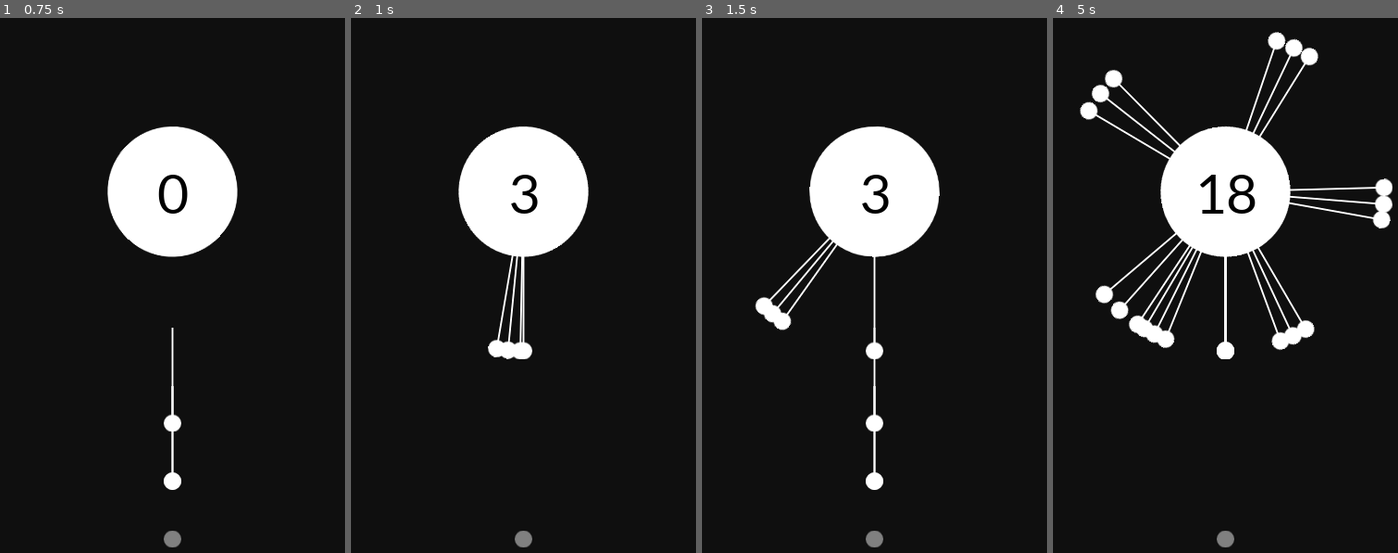
Above: before the commit, frames 1-4 (left to right).
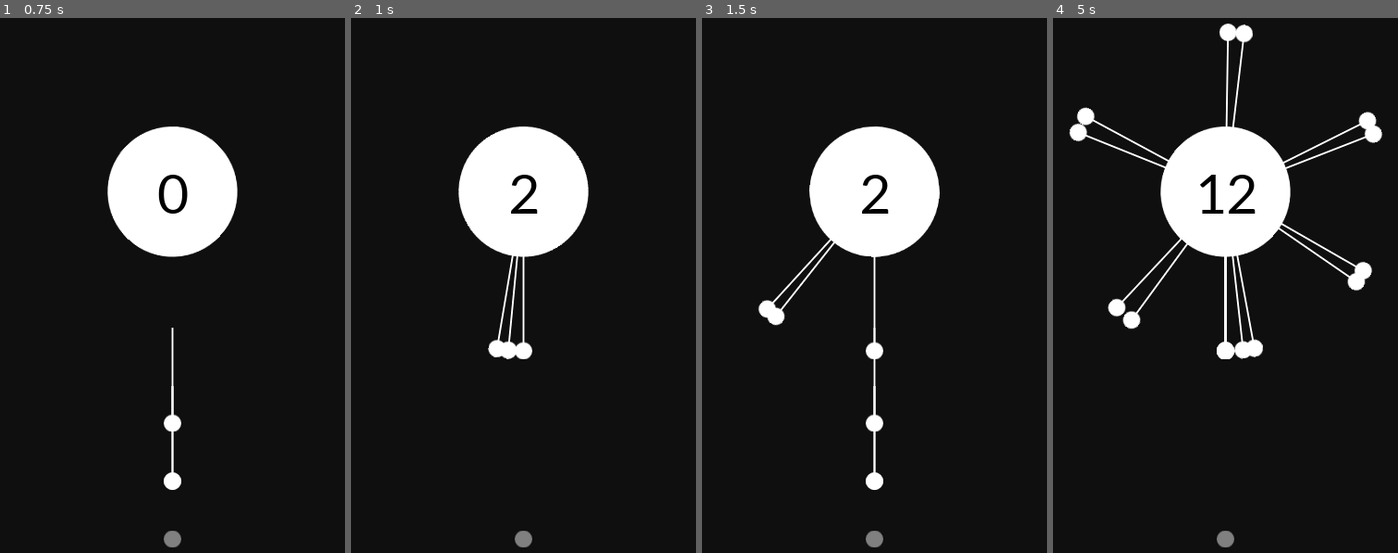
Above: after the commit, the same moments.

Repository: Ajver/aa
Game: Godot game, scene res://Views/Game.tscn
The game is run twice, just before and just after one commit, with the same random seed, the same clock (stepped at 60 frames per second) and the same inputs. This scene is started directly instead of the project's main scene.
Inputs (mouse positions are in pixels of both pictures, inside the frame that each line leads up to):
- Up to frame 1 (0.75 s): move the mouse to (262, 280) at 0.52 s; tap Space (shot) at 0.6 s; click (262, 280) at 0.67 s
- Up to frame 2 (1 s): no input
- Up to frame 3 (1.5 s): move the mouse to (791, 355) at 1.27 s; tap Space (shot) at 1.35 s; click (791, 355) at 1.42 s
- Up to frame 4 (5 s): move the mouse to (1266, 157) at 2.02 s; tap Space (shot) every 0.75 s from 2.1 to 4.35 s; click (1266, 157) at 2.17 s; move the mouse to (1204, 467) at 2.77 s; click (1204, 467) at 2.92 s; move the mouse to (1349, 429) at 3.52 s; click (1349, 429) at 3.67 s; move the mouse to (1101, 210) at 4.27 s; click (1101, 210) at 4.42 s

Frame 1 is identical in both runs. In frame 2, 0.5% of the frame differs, in the area x 39-55%, y 29-64%; in frame 3, 1.0%; in frame 4, 7.1%, in the area x 4-99%, y 1-64%.
Error in both runs: Invalid call. Nonexistent function 'game_over' in base 'Node2D'. (res://Pin/Pin.gd:20)

Commit message:
Export to android + little fix + html

Diff:
--- a/Game/Game.gd
+++ b/Game/Game.gd
@@ -24,7 +24,7 @@
 	if not can_reload_game:
 		return
 
-	if Input.is_action_just_pressed("shot") or event is InputEventScreenTouch and event.is_pressed():
+	if Input.is_action_just_pressed("shot") or (event is InputEventScreenTouch and event.is_pressed()):
 		is_game_running = true
 		emit_signal("reload_game")
 
--- a/Views/PinSpawner.gd
+++ b/Views/PinSpawner.gd
@@ -3,7 +3,7 @@
 var Pin = load("res://Pin/Pin.tscn")
 
 func _input(event):
-	if Input.is_action_just_pressed("shot") or event is InputEventScreenTouch:
+	if Input.is_action_just_pressed("shot") or (event is InputEventScreenTouch and event.is_pressed()):
 		spawn_pin()
 
 func spawn_pin():
Not shown, changed: export_presets.cfg
Not shown, added: Export/Android/aa.apk
Not shown, changed: Export/index.pck
